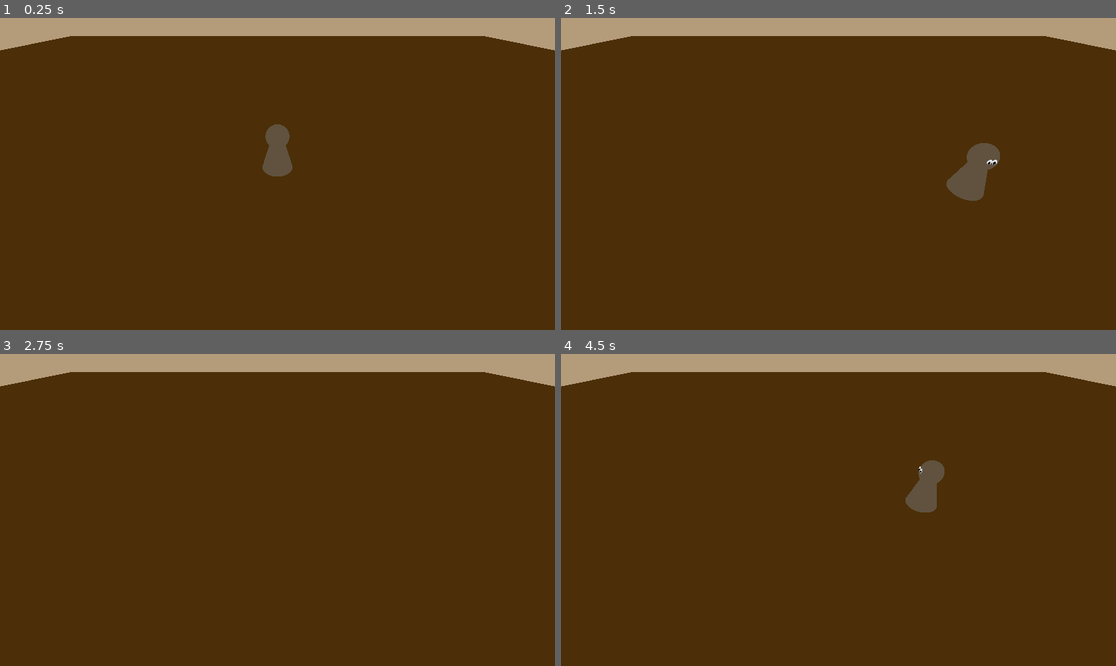
Above: before the commit, frames 1-4 (two rows, left to right).
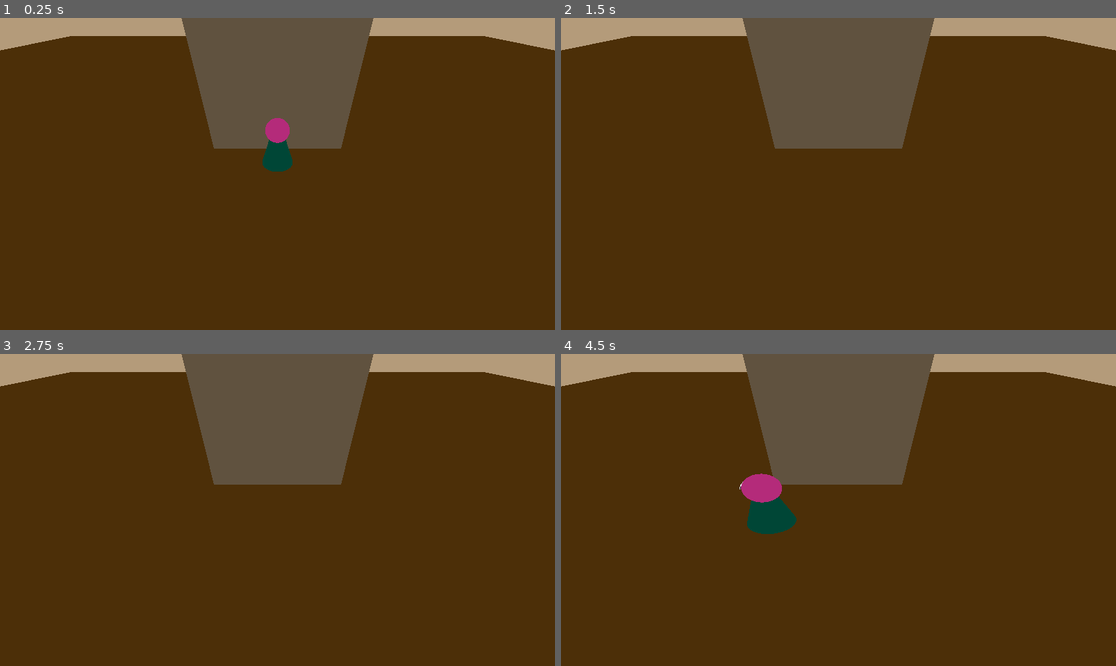
Above: after the commit, the same moments.

Repository: IkutiDev/furniture-hunter
Game: Godot game, scene res://player/test_room_player.tscn
The game is run twice, just before and just after one commit, with the same random seed, the same clock (stepped at 60 frames per second) and the same inputs. This scene is started directly instead of the project's main scene.
Inputs:
- Up to frame 1 (0.25 s): no input
- Up to frame 2 (1.5 s): tap Enter (ui_accept) at 0.5, 1.35 s; hold Right (ui_right) 0.53-1.28 s; hold Enter (ui_accept) 0.53-1.28 s; hold Down (ui_down) from 1.28 s (still down)
- Up to frame 3 (2.75 s): tap Enter (ui_accept) at 1.52, 1.82 s; release Down (ui_down) at 2.03 s; hold Right (ui_right) from 2.03 s (still down); hold Enter (ui_accept) from 2.03 s (still down)
- Up to frame 4 (4.5 s): release Right (ui_right) at 2.78 s; release Enter (ui_accept) at 2.78 s; hold Up (ui_up) 2.78-3.53 s; tap Enter (ui_accept) at 2.85, 3.02, 3.32, 4.35 s; hold Enter (ui_accept) 3.53-4.28 s; hold Left (ui_left) from 3.53 s (still down)

The runs differ from the first frame. In frame 1, 12% of the frame differs, in the area x 32-68%, y 0-51%; in frame 2, 13%; in frame 3, 12%; in frame 4, 14%, in the area x 32-70%, y 0-58%.

Commit message:
FINALLY A DASH IMPLEMENTATION THAT I DONT HATE

Diff:
--- a/player/player.gd
+++ b/player/player.gd
@@ -5,11 +5,21 @@
 
 @export_category("Movement")
 @export var speed := 5.0
+@export var dash_power := 7.0
 
 var current_velocity = Vector3.ZERO
 
+var dash_ready = true
+
+
 # Get the gravity from the project settings to be synced with RigidBody nodes.
 var gravity = ProjectSettings.get_setting("physics/3d/default_gravity")
+
+func _input(event: InputEvent) -> void:
+	if event.is_action_pressed("ui_accept") and dash_ready:
+		dash_ready = false
+		$DashAnimator.play("dash")
+		current_velocity = speed * dash_power * current_velocity.normalized()
 
 
 func movement(movement_vector : Vector2) -> void:
@@ -24,18 +34,24 @@
 		rotation.x = 0
 		rotation.z = 0
 
-func _physics_process(delta):
-	# Add the gravity.
-	if not is_on_floor():
-		current_velocity.y -= gravity * delta
 
 
+func _physics_process(_delta):
+	# gravity currently not in scope
+	#if not is_on_floor():
+		#current_velocity.y -= gravity * delta
 
-
-	movement(Input.get_vector("ui_left","ui_right","ui_up","ui_down"))
+	if !$DashAnimator.current_animation == "dash":
+		movement(Input.get_vector("ui_left","ui_right","ui_up","ui_down"))
 
 	velocity = current_velocity
 
 
 
 	move_and_slide()
+
+
+func _on_dash_animator_animation_finished(anim_name: StringName) -> void:
+	if anim_name == "cool_down":
+		dash_ready = true
+	pass # Replace with function body.
--- a/player/player.tscn
+++ b/player/player.tscn
@@ -1,19 +1,98 @@
-[gd_scene load_steps=6 format=3 uid="uid://pgy250q22igm"]
+[gd_scene load_steps=13 format=3 uid="uid://pgy250q22igm"]
 
 [ext_resource type="Script" uid="uid://bw3ntkqc00quw" path="res://player/player.gd" id="1_oul6g"]
-[ext_resource type="Texture2D" uid="uid://2e1qky7w1am" path="res://test_mimic/oczy.png" id="2_rkbax"]
+[ext_resource type="PackedScene" uid="uid://hu2aida53fm1" path="res://player/player_melee_attack.tscn" id="2_g1dw6"]
+[ext_resource type="Texture2D" uid="uid://hlqt4w1rfkh6" path="res://test_mimic/oczy.png" id="2_rkbax"]
 
 [sub_resource type="CylinderShape3D" id="CylinderShape3D_oul6g"]
 height = 1.0
 
+[sub_resource type="StandardMaterial3D" id="StandardMaterial3D_rkbax"]
+albedo_color = Color(0, 0.46959937, 0.46971607, 1)
+
 [sub_resource type="CylinderMesh" id="CylinderMesh_oul6g"]
+material = SubResource("StandardMaterial3D_rkbax")
 top_radius = 0.2
 height = 1.0
 
+[sub_resource type="StandardMaterial3D" id="StandardMaterial3D_g1dw6"]
+albedo_color = Color(1, 0.29803923, 1, 1)
+
 [sub_resource type="SphereMesh" id="SphereMesh_oul6g"]
+material = SubResource("StandardMaterial3D_g1dw6")
+
+[sub_resource type="Animation" id="Animation_g1dw6"]
+resource_name = "dash"
+length = 0.15
+tracks/0/type = "value"
+tracks/0/imported = false
+tracks/0/enabled = true
+tracks/0/path = NodePath("DashAnimator:current_animation")
+tracks/0/interp = 1
+tracks/0/loop_wrap = true
+tracks/0/keys = {
+"times": PackedFloat32Array(0.15),
+"transitions": PackedFloat32Array(1),
+"update": 1,
+"values": [&"cool_down"]
+}
+tracks/1/type = "value"
+tracks/1/imported = false
+tracks/1/enabled = true
+tracks/1/path = NodePath(".:scale")
+tracks/1/interp = 1
+tracks/1/loop_wrap = true
+tracks/1/keys = {
+"times": PackedFloat32Array(0, 0.15),
+"transitions": PackedFloat32Array(-2, 1),
+"update": 0,
+"values": [Vector3(1, 1, 5), Vector3(1, 1, 1)]
+}
+
+[sub_resource type="Animation" id="Animation_yw30f"]
+length = 0.001
+tracks/0/type = "value"
+tracks/0/imported = false
+tracks/0/enabled = true
+tracks/0/path = NodePath("DashAnimator:current_animation")
+tracks/0/interp = 1
+tracks/0/loop_wrap = true
+tracks/0/keys = {
+"times": PackedFloat32Array(0),
+"transitions": PackedFloat32Array(1),
+"update": 1,
+"values": [""]
+}
+tracks/1/type = "value"
+tracks/1/imported = false
+tracks/1/enabled = true
+tracks/1/path = NodePath(".:scale")
+tracks/1/interp = 1
+tracks/1/loop_wrap = true
+tracks/1/keys = {
+"times": PackedFloat32Array(0),
+"transitions": PackedFloat32Array(1),
+"update": 0,
+"values": [Vector3(1, 1, 1)]
+}
+
+[sub_resource type="Animation" id="Animation_qjkh3"]
+resource_name = "cool_down"
+length = 0.5
+
+[sub_resource type="AnimationLibrary" id="AnimationLibrary_yw30f"]
+_data = {
+&"RESET": SubResource("Animation_yw30f"),
+&"cool_down": SubResource("Animation_qjkh3"),
+&"dash": SubResource("Animation_g1dw6")
+}
 
 [node name="Player" type="CharacterBody3D"]
+disable_mode = 1
 script = ExtResource("1_oul6g")
+
+[node name="PlayerMeleeAttack" parent="." instance=ExtResource("2_g1dw6")]
+transform = Transform3D(1, 0, 0, 0, 1, 0, 0, 0, 1, 0, 0.2877885, -0.4143895)
 
 [node name="CollisionShape3D" type="CollisionShape3D" parent="."]
 transform = Transform3D(1, 0, 0, 0, 1, 0, 0, 0, 1, 0, 0.5, 0)
@@ -31,3 +110,10 @@
 transform = Transform3D(-1, 0, 8.742278e-08, 2.1148002e-08, 0.97029996, 0.24190496, -8.482632e-08, 0.24190496, -0.97029996, 0, 0.12879455, -0.48682112)
 pixel_size = 0.0007
 texture = ExtResource("2_rkbax")
+
+[node name="DashAnimator" type="AnimationPlayer" parent="."]
+libraries = {
+&"": SubResource("AnimationLibrary_yw30f")
+}
+
+[connection signal="animation_finished" from="DashAnimator" to="." method="_on_dash_animator_animation_finished"]
--- a/player/test_room_player.tscn
+++ b/player/test_room_player.tscn
@@ -1,9 +1,6 @@
-[gd_scene load_steps=6 format=3 uid="uid://dl38226g7po7d"]
+[gd_scene load_steps=8 format=3 uid="uid://dl38226g7po7d"]
 
 [ext_resource type="PackedScene" uid="uid://pgy250q22igm" path="res://player/player.tscn" id="1_4ctbo"]
-
-[sub_resource type="BoxShape3D" id="BoxShape3D_4ctbo"]
-size = Vector3(60, 0.5, 60)
 
 [sub_resource type="StandardMaterial3D" id="StandardMaterial3D_4ctbo"]
 albedo_color = Color(0.43027627, 0.3251795, 0.12543634, 1)
@@ -12,28 +9,47 @@
 material = SubResource("StandardMaterial3D_4ctbo")
 size = Vector2(60, 60)
 
+[sub_resource type="BoxShape3D" id="BoxShape3D_4ctbo"]
+size = Vector3(60, 0.5, 60)
+
 [sub_resource type="Environment" id="Environment_svsu0"]
 background_mode = 1
 background_color = Color(0.707892, 0.608592, 0.478294, 1)
 ambient_light_color = Color(1, 1, 1, 1)
 
+[sub_resource type="BoxMesh" id="BoxMesh_4ctbo"]
+size = Vector3(5, 5, 5)
+
+[sub_resource type="BoxShape3D" id="BoxShape3D_k3uiy"]
+size = Vector3(5, 5, 5)
+
 [node name="TestRoomPlayer" type="Node3D"]
 
-[node name="Player" parent="." instance=ExtResource("1_4ctbo")]
-transform = Transform3D(1, 0, 0, 0, 1, 0, 0, 0, 1, 0, 0.15424418, 0)
-
 [node name="Camera3D" type="Camera3D" parent="."]
-transform = Transform3D(1, 0, 0, 0, 0.7487707, 0.6628291, 0, -0.6628291, 0.7487707, 1.1920929e-07, 4.568152, 5.24932)
+transform = Transform3D(1, 0, 0, 0, 0.7487707, 0.6628291, 0, -0.6628291, 0.7487707, 1.1920929e-07, 4.5681524, 5.24932)
 current = true
 
+[node name="Player" parent="." instance=ExtResource("1_4ctbo")]
+transform = Transform3D(1, 0, 0, 0, 1, 0, 0, 0, 1, 0, 0.45129418, 0)
+speed = 5.0
+
 [node name="StaticBody3D" type="StaticBody3D" parent="."]
-
-[node name="CollisionShape3D" type="CollisionShape3D" parent="StaticBody3D"]
-shape = SubResource("BoxShape3D_4ctbo")
 
 [node name="MeshInstance3D" type="MeshInstance3D" parent="StaticBody3D"]
 mesh = SubResource("PlaneMesh_4ctbo")
 skeleton = NodePath("../..")
 
+[node name="CollisionShape3D" type="CollisionShape3D" parent="StaticBody3D"]
+shape = SubResource("BoxShape3D_4ctbo")
+
 [node name="WorldEnvironment" type="WorldEnvironment" parent="."]
 environment = SubResource("Environment_svsu0")
+
+[node name="StaticBody3D2" type="StaticBody3D" parent="."]
+transform = Transform3D(1, 0, 0, 0, 1, 0, 0, 0, 1, 0, 2.349699, -3.9047155)
+
+[node name="MeshInstance3D" type="MeshInstance3D" parent="StaticBody3D2"]
+mesh = SubResource("BoxMesh_4ctbo")
+
+[node name="CollisionShape3D" type="CollisionShape3D" parent="StaticBody3D2"]
+shape = SubResource("BoxShape3D_k3uiy")
--- a/project.godot
+++ b/project.godot
@@ -17,6 +17,14 @@
 
 [input]
 
+ui_accept={
+"deadzone": 0.5,
+"events": [Object(InputEventKey,"resource_local_to_scene":false,"resource_name":"","device":0,"window_id":0,"alt_pressed":false,"shift_pressed":false,"ctrl_pressed":false,"meta_pressed":false,"pressed":false,"keycode":4194309,"physical_keycode":0,"key_label":0,"unicode":0,"location":0,"echo":false,"script":null)
+, Object(InputEventKey,"resource_local_to_scene":false,"resource_name":"","device":0,"window_id":0,"alt_pressed":false,"shift_pressed":false,"ctrl_pressed":false,"meta_pressed":false,"pressed":false,"keycode":4194310,"physical_keycode":0,"key_label":0,"unicode":0,"location":0,"echo":false,"script":null)
+, Object(InputEventKey,"resource_local_to_scene":false,"resource_name":"","device":0,"window_id":0,"alt_pressed":false,"shift_pressed":false,"ctrl_pressed":false,"meta_pressed":false,"pressed":false,"keycode":32,"physical_keycode":0,"key_label":0,"unicode":32,"location":0,"echo":false,"script":null)
+, Object(InputEventJoypadButton,"resource_local_to_scene":false,"resource_name":"","device":-1,"button_index":0,"pressure":0.0,"pressed":true,"script":null)
+]
+}
 ui_left={
 "deadzone": 0.5,
 "events": [Object(InputEventKey,"resource_local_to_scene":false,"resource_name":"","device":0,"window_id":0,"alt_presse …(194 unchanged characters)…
